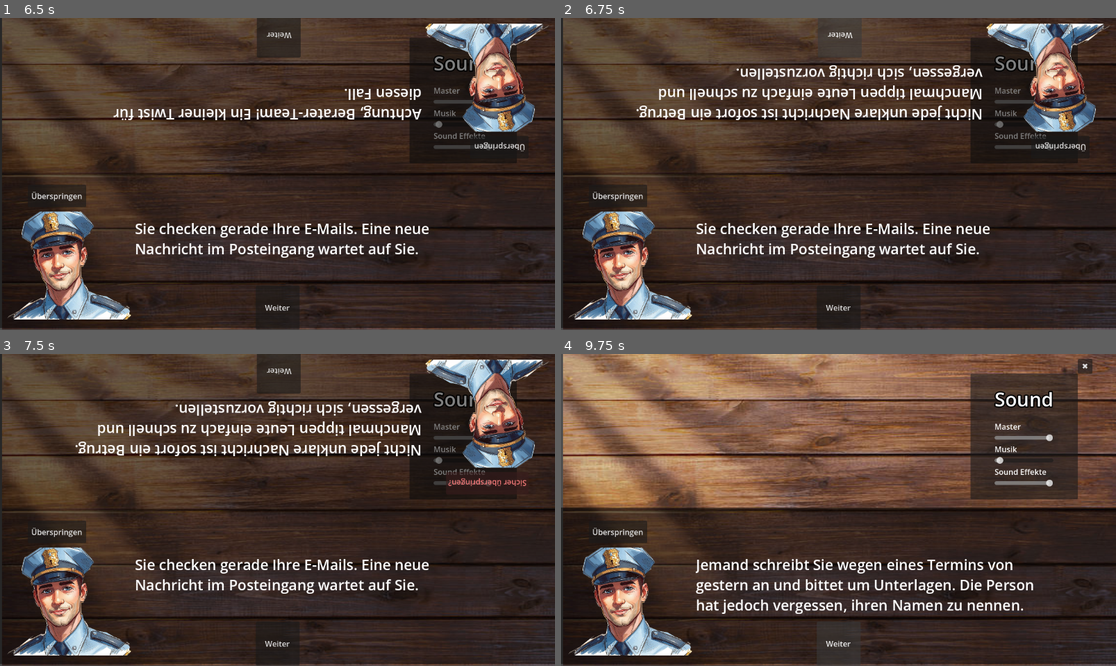
Above: before the commit, frames 1-4 (two rows, left to right).
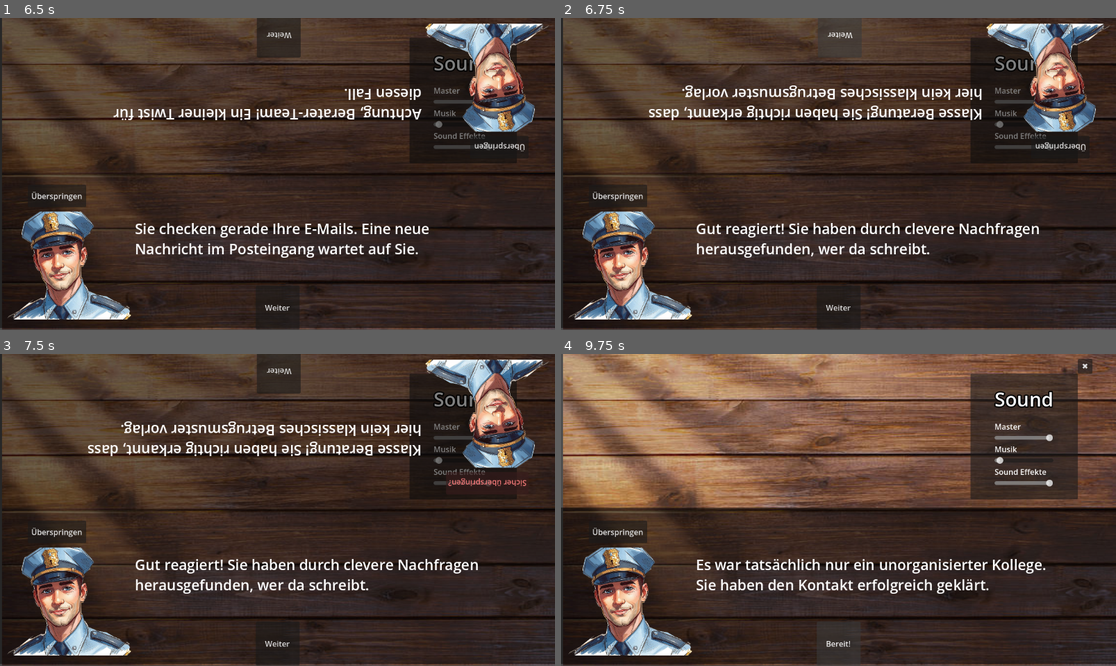
Above: after the commit, the same moments.

Repository: EgmundEGG/Enkeltrickbetr-ger-Spiel
Game: Godot game, scene res://Scenes/MainMenu.tscn
Two runs of this game, one before a commit and one after it. Both use one fixed random seed, a clock stepped at 60 frames per second and the inputs below.
Inputs:
- Up to frame 1 (6.5 s): click "Direktnachrichten" at 0.5 s; click "Wer ist da?" at 1.25 s; click "Welcher Enkel?" at 2 s; click "Wie heißt du?" at 2.75 s; click "Das ist Betrug!" at 3.5 s; click "LVL" at 4.25 s; click "LVL 1" at 5 s; click "✖" at 5.75 s
- Up to frame 2 (6.75 s): click "Weiter" at 6.5 s
- Up to frame 3 (7.5 s): click "Überspringen" at 7.25 s
- Up to frame 4 (9.75 s): click "Sicher überspringen?" at 8 s; click "✖" at 8.75 s; click "Weiter" at 9.5 s

Frame 1 is identical in both runs. In frame 2, 5.4% of the frame differs, in the area x 13-87%, y 15-77%; in frame 3, 5.4%; in frame 4, 3.5%.

Commit message:
Erste Implementierung
Fehlen noch weitere Nachrichten die ihn auf Fehler hinweisen und co.

Da es Prototyp ist decke ich jetzt einfach ganz frech nicht alles ab

Diff:
--- a/enkeltrick-betrug/Scenes/agent.gd
+++ b/enkeltrick-betrug/Scenes/agent.gd
@@ -13,7 +13,7 @@
 func _ready():
 	skip_button.pressed.connect(_on_skip_button_pressed)
 
-func start_dialogue(texte: Array[String]):
+func start_dialogue(texte: Array):
 	dialog_texte = texte
 	aktueller_index = 0
 
--- a/enkeltrick-betrug/Scenes/handy.gd
+++ b/enkeltrick-betrug/Scenes/handy.gd
@@ -11,6 +11,7 @@
 var bereit_unten = false
 var bereit_oben = false
 var aktuelles_level = ""
+var phase = "intro"
 
 func _ready():
 	agent_unten.hide()
@@ -19,10 +20,25 @@
 	agent_unten.tutorial_finished.connect(_on_agent_unten_fertig)
 	agent_oben.tutorial_finished.connect(_on_agent_oben_fertig)
 
+	chat.level_beendet.connect(_on_level_beendet)
+
+func _on_level_beendet(ergebnis_id: String):
+	await get_tree().create_timer(3.0).timeout # spiegelt den Delay wieder bis der Agent quatscht
+	phase = "outro"
+	chat.hide()
+	infoText.hide()
+	lvl_button.hide()
+
+	var level_daten = load(aktuelles_level).new()
+
+	agent_unten.start_dialogue(level_daten.auswertung_unten[ergebnis_id])
+	agent_oben.start_dialogue(level_daten.auswertung_oben[ergebnis_id])
+
 func starte_level_mit_tutorial(level_pfad: String):
 	aktuelles_level = level_pfad
 	bereit_unten = false
 	bereit_oben = false
+	phase = "intro"
 
 	# Kram ausblenden
 	lvl_auswahl.hide()
@@ -47,6 +63,17 @@
 func checke_start():
 	if bereit_unten and bereit_oben:
 
+		if phase == "intro":
+			chat.show()
+			infoText.show()
+			lvl_button.show()
+			main_button.show()
+			chat.lvlLoad(aktuelles_level)
+
+		elif phase == "outro":
+			lvl_auswahl.show()
+			main_button.show()
+
 		chat.show()
 		infoText.show()
 		lvl_button.show()
--- a/enkeltrick-betrug/chat.gd
+++ b/enkeltrick-betrug/chat.gd
@@ -1,4 +1,6 @@
 extends Control
+
+signal level_beendet(end_knoten) #für Agent-Auswertung
 
 var avatar = "*BiLD*"
 var names = "SOHN"
@@ -106,6 +108,7 @@
 		button2.hide()
 		button3.hide()
 		labelStatus.text = "OFFLINE"
+		level_beendet.emit(key)
 
 	else:
 		fillButtons(data["options"])
--- a/enkeltrick-betrug/lvl/lvl_0.gd
+++ b/enkeltrick-betrug/lvl/lvl_0.gd
@@ -19,7 +19,7 @@
 	"options": [
 		{"text": "Welche Unterlagen?", "next": "step1"},
 		{"text": "Ich kenne dich nicht", "next": "fail"},
-		{"text": "Ja ich schicke sie dir", "next": "win"}
+		{"text": "Ja ich schicke sie dir", "next": "lucky"}
 	]
 },
 
@@ -66,6 +66,42 @@
 "fail": {
 	"text": "❌ FALSCHE ENTSCHEIDUNG\n\nDu hast einen echten Kontakt abgeblockt oder abgelehnt.\n\nEs war KEIN Betrug, nur eine normale, wenn auch unklare Nachricht.",
 	"options": []
+},
+"lucky": {
+	"text": "⚠️ GLÜCK GEHABT!\n\nEs war tatsächlich ein echter Kollege. Aber einfach blind Dateien zu verschicken, war extrem leichtsinnig!",
+	"options": []
+}
 }
 
+#Agent-Auswertung
+
+var auswertung_unten = {
+	"win": [
+		"Gut reagiert! Sie haben durch clevere Nachfragen herausgefunden, wer da schreibt.",
+		"Es war tatsächlich nur ein unorganisierter Kollege. Sie haben den Kontakt erfolgreich geklärt."
+	],
+	"lucky": [ # falls direkt das erste zur Lösung führt
+		"Halt, Moment mal! Sie haben die Dateien einfach blind verschickt, ohne zu wissen, wer am anderen Ende ist?",
+		"Sie hatten Glück, dass es wirklich ein Kollege war. Bei einem Betrüger wären Ihre Daten jetzt weg!",
+		"Lektion für die Zukunft: Erst kritisch nachfragen, dann sensible Daten verschicken!"
+	],
+	"fail": [
+		"Das war leider eine Fehlentscheidung. Sie haben einen echten Kollegen blockiert.",
+		"Nicht jede kurze Nachricht ist Betrug. Achten Sie darauf, ob die Person auf Ihre Nachfragen sachlich eingeht."
+	]
 }
+
+var auswertung_oben = {
+	"win": [
+		"Klasse Beratung! Sie haben richtig erkannt, dass hier kein klassisches Betrugsmuster vorlag.",
+		"Ihre Tipps haben geholfen, den echten Kontakt zu verifizieren."
+	],
+	"lucky": [ # falls direkt das erste zur Lösung führt
+		"Da hat Ihr Mitspieler am Handy aber extrem leichtsinnig gehandelt!",
+		"Sie hätten ihn lauter warnen müssen, nicht einfach blind Dateien an Unbekannte zu schicken. Da hatten Sie als Gruppe großes Glück."
+		],
+	"fail": [
+		"Hier waren Sie als Berater-Team vielleicht etwas zu misstrauisch.",
+		"Der Absender hat keine verdächtigen Links geschickt oder Geld gefordert. Er war einfach nur unhöflich."
+	]
+}
--- a/enkeltrick-betrug/lvl/lvl_1.gd
+++ b/enkeltrick-betrug/lvl/lvl_1.gd
@@ -1,5 +1,5 @@
 extends Resource
-
+#Agent-Story Intro
 var agenten_text_unten: Array[String] = [
 	"Es ist ein ruhiger Nachmittag. Sie sitzen gemütlich bei einer Tasse Kaffee, als plötzlich Ihr Handy vibriert.",
 	"Eine Nachricht von einer unbekannten Nummer taucht auf dem Display auf. Jemand behauptet, Ihr Enkel zu sein.",
@@ -132,3 +132,36 @@
 	"options": []
 }
 }
+
+#Agent-Auswertung
+var auswertung_unten = {
+	"win": [
+		"Hervorragend! Sie haben den Betrug rechtzeitig erkannt.",
+		"Sie haben kritisch nachgefragt und keine Überweisung getätigt. Genau so schützt man sich!"
+	],
+	"lucky": [ # wie bei lvl_0
+		"Glück gehabt! Es war diesmal tatsächlich Ihr echter Enkel.",
+		"Aber Sie haben die neue Nummer einfach akzeptiert, ohne sie z.B. bei den Eltern zu überprüfen.",
+		"Genau diese Gutgläubigkeit nutzen Enkeltrick-Betrüger gnadenlos aus. Seien Sie beim nächsten Mal kritischer!"
+	],
+	"lose": [
+		"Das Spiel ist vorbei. Leider haben Sie das Geld überwiesen.",
+		"Der Betrüger hat Zeitdruck aufgebaut ('Ich bekomme sonst große Probleme') und Sie manipuliert.",
+		"Merken Sie sich: Bei Geldforderungen über Messenger immer erst persönlich anrufen!"
+	]
+}
+
+var auswertung_oben = {
+	"win": [
+		"Klasse Beratung! Ihr Team hat die richtigen Schlüsse gezogen.",
+		"Sie haben rechtzeitig erkannt, dass die angebliche Notsituation nur erfunden war."
+	],
+	"lucky": [ # wie bei lvl_0
+		"Das war etwas leichtsinnig beraten!",
+		"Die Gruppe hat die neue Nummer blind akzeptiert, ohne kritische Nachfragen zu stellen. Das hätte auch ein Betrüger sein können."
+	],
+	"lose": [
+		"Der Betrug war erfolgreich. Das Geld ist weg.",
+		"Beim nächsten Mal müssen Sie den Spieler am Handy lauter und früher warnen, wenn plötzlich von Geld die Rede ist!"
+	]
+}
--- a/enkeltrick-betrug/lvl/lvl_2.gd
+++ b/enkeltrick-betrug/lvl/lvl_2.gd
@@ -63,7 +63,7 @@
 	"text": "🌐 Verifizierungsseite:\nBitte geben Sie zur Bestätigung ein:\n- Name\n- Adresse\n- Telefonnummer\n- Bankdaten (für 2,99€ Zollgebühr)",
 	"options": [
 		{"text": "Daten eingeben", "next": "lose"},
-		{"text": "Abbrechen", "next": "win"}
+		{"text": "Abbrechen", "next": "lucky"}
 	]
 },
 
@@ -85,5 +85,36 @@
 	"text": "✅ BETRUG ERKANNT\n\nSehr gut!\nDu hast typische Warnzeichen erkannt:\n- Zeitdruck\n- kleine Gebühr\n- unbekannter Link\n- künstliche Dringlichkeit\n\nDu bist sicher geblieben.",
 	"options": []
 }
+}
 
+var auswertung_unten = {
+	"win": [
+		"Sehr gut! Sie sind auf den falschen Paketdienst nicht hereingefallen.",
+		"Kleine Gebühren und hoher Zeitdruck sind absolute Warnsignale. Sie haben Ihre Daten erfolgreich beschützt!"
+	],
+	"lucky": [ # dasselbe wie vorher bei lvl_0
+		"Puh, das war knapp!",
+		"Sie haben die Datenabfrage im letzten Moment abgebrochen und kein Geld verloren. Aber Vorsicht:",
+		"Allein das Anklicken von Links aus solchen SMS kann gefährliche Viren auf Ihr Smartphone laden!"
+	],
+	"lose": [
+		"Leider war das ein Betrug. Sie haben Ihre Zahlungsdaten an Betrüger gegeben.",
+		"Der angebliche Paketdienst hat Sie mit künstlichem Zeitdruck in die Falle gelockt.",
+		"Geben Sie niemals Bankdaten über Links in solchen SMS oder Mails ein!"
+	]
 }
+
+var auswertung_oben = {
+	"win": [
+		"Exzellente Arbeit vom Berater-Team! Sie haben den Phishing-Versuch schnell enttarnt.",
+		"Der gefälschte Link und der künstliche Druck wurden von Ihnen richtig als Betrug gedeutet."
+	],
+	"lucky": [ # dasselbe wie vorher in lvl_0
+		"Da haben Sie nochmal Glück gehabt!",
+		"Ihr Mitspieler am Handy hat den gefährlichen Link angeklickt. Da hätten Sie als Berater lauter und früher warnen müssen!"
+	],
+	"lose": [
+		"Die Daten wurden gestohlen. Der Phishing-Angriff war leider erfolgreich.",
+		"Sie müssen beim nächsten Mal sofort eingreifen, wenn das Handy nach Kreditkartendaten oder Passwörtern fragt!"
+	]
+}
